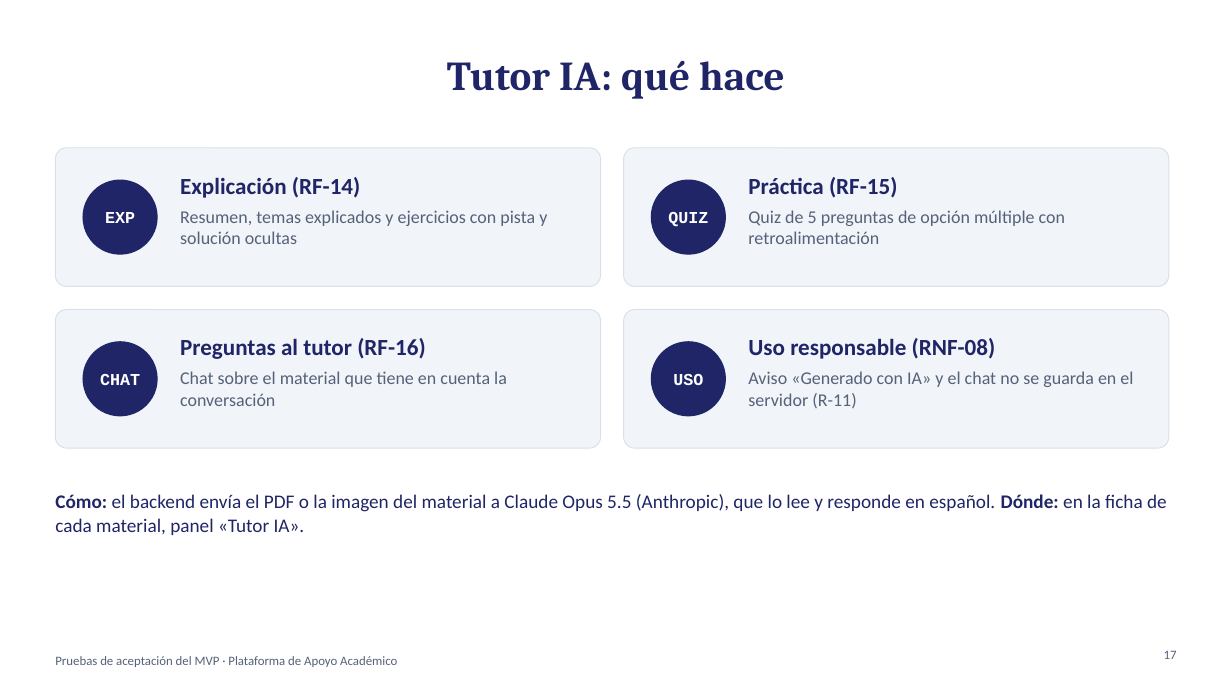
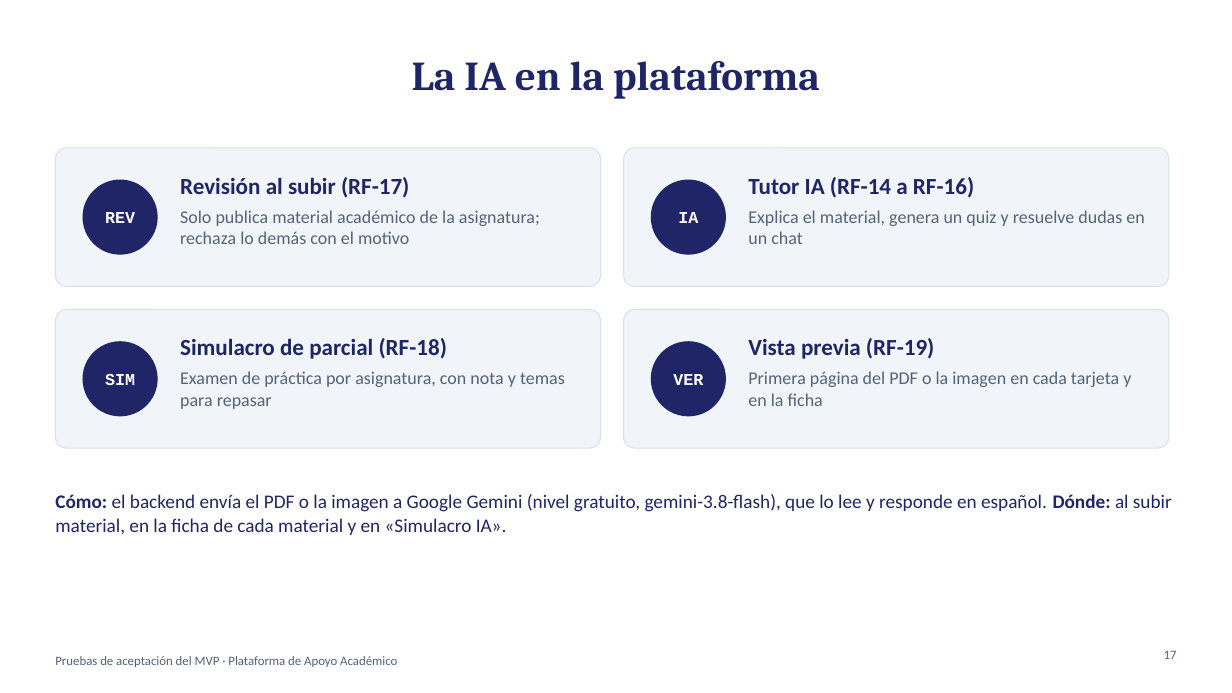
Before and after one commit to jaimeutb/Project_1, a slide deck: slide 17 of docs/ia/Presentacion_con_Tutor_IA.pptx. Drawn at 1232x693 pixels with LibreOffice and Linux fonts; fonts in the diff are those of the drawing. Boxes give left, top, right and bottom in pixels: in the first picture for what was removed or moved away, otherwise in the second. Text is boxed around its words. In the diff, an @@ line names an element or a change of style, - is before the commit and + after.

```diff
--- a/docs/ia/Presentacion_con_Tutor_IA.pptx
+++ b/docs/ia/Presentacion_con_Tutor_IA.pptx
@@ title at bbox=[412, 61, 820, 99]: text changed @@
-Tutor IA: qué hace
+La IA en la plataforma
@@ text at bbox=[180, 177, 409, 198]: text changed @@
-Explicación (RF-14)
+Revisión al subir (RF-17)
@@ text at bbox=[748, 177, 974, 198]: text changed @@
-Práctica (RF-15)
+Tutor IA (RF-14 a RF-16)
@@ text at bbox=[105, 212, 135, 223]: text changed @@
-EXP
+REV
@@ text at bbox=[180, 210, 540, 244]: text changed @@
-Resumen, temas explicados y ejercicios con pista y solución ocultas
+Solo publica material académico de la asignatura; rechaza lo demás con el motivo
@@ text at bbox=[678, 212, 698, 223]: text changed @@
-QUIZ
+IA
@@ text at bbox=[748, 210, 1144, 244]: text changed @@
-Quiz de 5 preguntas de opción múltiple con retroalimentación
+Explica el material, genera un quiz y resuelve dudas en un chat
@@ text at bbox=[180, 338, 447, 359]: text changed @@
-Preguntas al tutor (RF-16)
+Simulacro de parcial (RF-18)
@@ text at bbox=[748, 338, 934, 359]: text changed @@
-Uso responsable (RNF-08)
+Vista previa (RF-19)
@@ text at bbox=[105, 374, 135, 385]: text changed @@
-CHAT
+SIM
@@ text at bbox=[180, 371, 565, 409]: text changed @@
-Chat sobre el material que tiene en cuenta la conversación
+Examen de práctica por asignatura, con nota y temas para repasar
@@ text at bbox=[673, 374, 703, 385]: text changed @@
-USO
+VER
@@ text at bbox=[748, 371, 1131, 406]: text changed @@
-Aviso «Generado con IA» y el chat no se guarda en el servidor (R-11)
+Primera página del PDF o la imagen en cada tarjeta y en la ficha
@@ text at bbox=[55, 494, 1172, 535]: text changed @@
-Cómo: el backend envía el PDF o la imagen del material a Claude Opus 5.5 (Anthropic), que lo lee y responde en español. Dónde: en la ficha de cada material, panel «Tutor IA».
+Cómo: el backend envía el PDF o la imagen a Google Gemini (nivel gratuito, gemini-3.8-flash), que lo lee y responde en español. Dónde: al subir material, en la ficha de cada material y en «Simulacro IA».
```
Also in this commit, not shown: 5 other slides changed, 1 other file.
